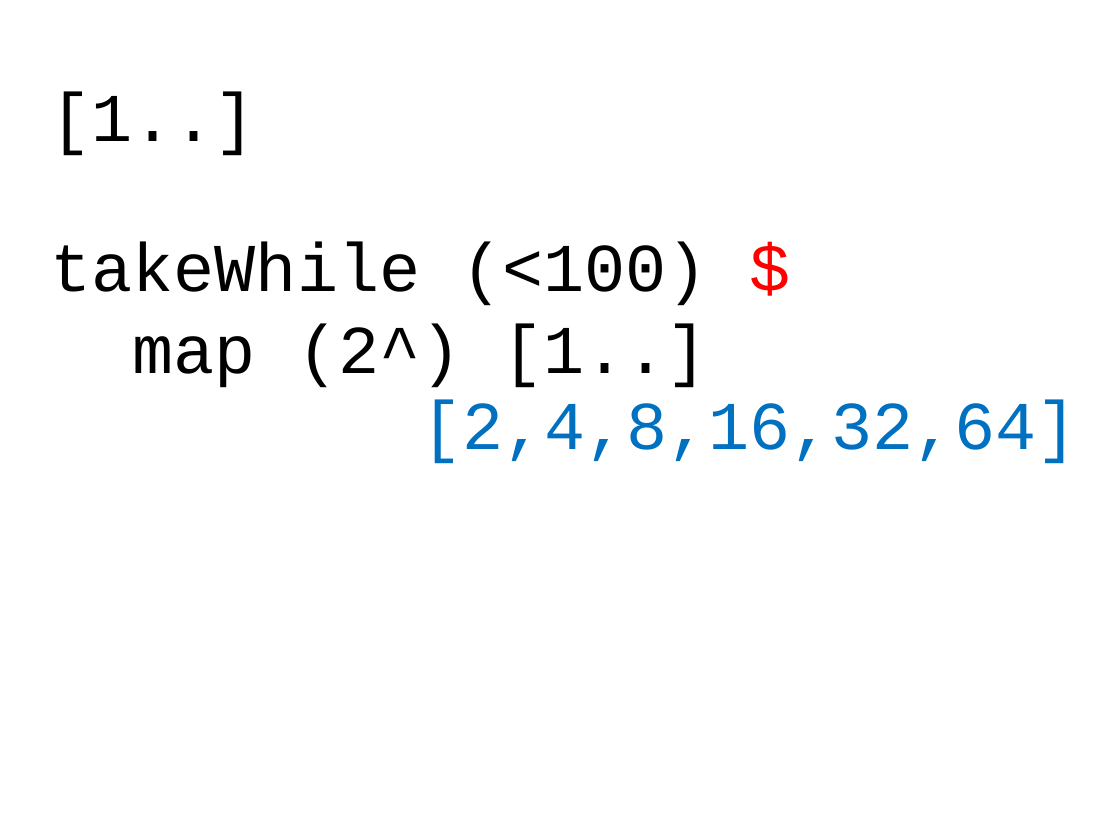
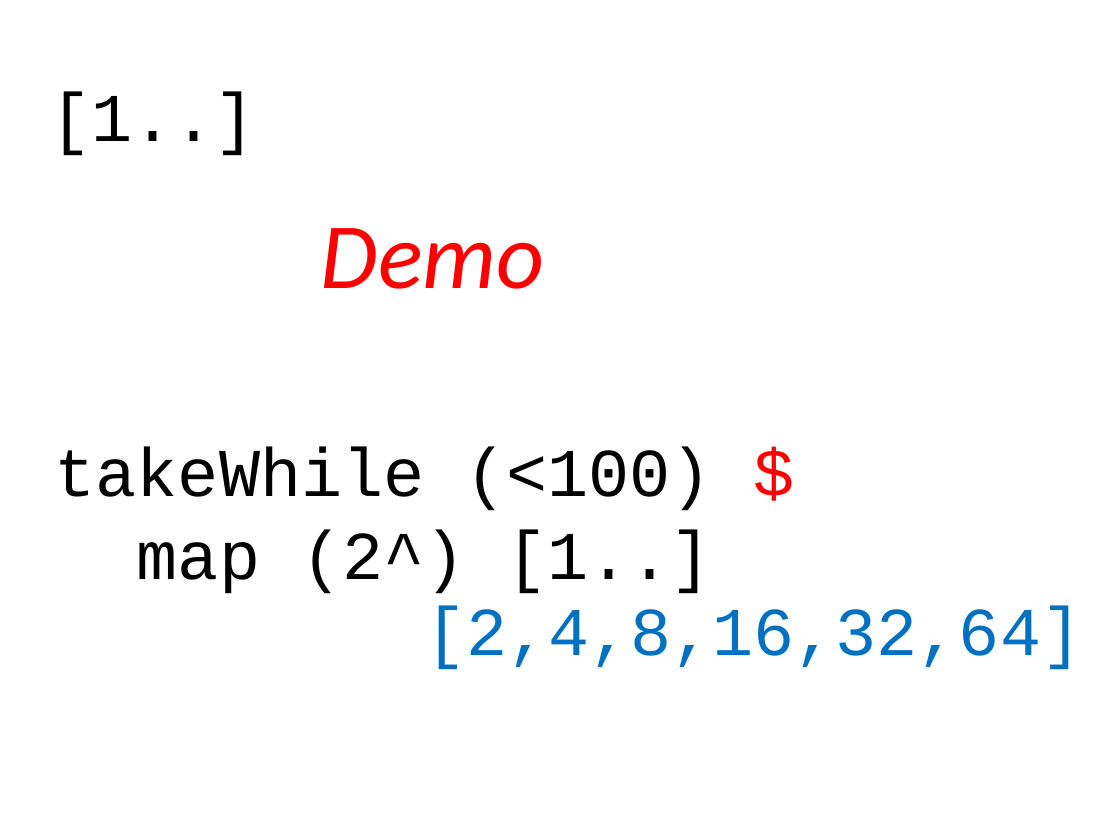
Before and after one commit to dominicprior/beginning-haskell-course, a slide deck: slide 7 of beginning-haskell.pptx. Drawn at 1120x840 pixels with LibreOffice and Linux fonts; fonts in the diff are those of the drawing. Boxes give left, top, right and bottom in pixels: in the first picture for what was removed or moved away, otherwise in the second. Text is boxed around its words. In the diff, an @@ line names an element or a change of style, - is before the commit and + after.

```diff
--- a/beginning-haskell.pptx
+++ b/beginning-haskell.pptx
@@ text added at <box>321,228,545,289</box>, 60 pt, text #FF0000, italic @@
+Demo
@@ text "takeWhile (<100) $": place and size @@
-text "takeWhile (<100) $" at <box>51,241,707,388</box>
+text "takeWhile (<100) $" at <box>55,447,711,594</box>
@@ text "[2,4,8,16,32,64]": place and size @@
-text "[2,4,8,16,32,64]" at <box>421,400,1078,464</box>
+text "[2,4,8,16,32,64]" at <box>425,606,1082,670</box>
```
Also in this commit, not shown: 2 other slides changed, 1 slide added.
